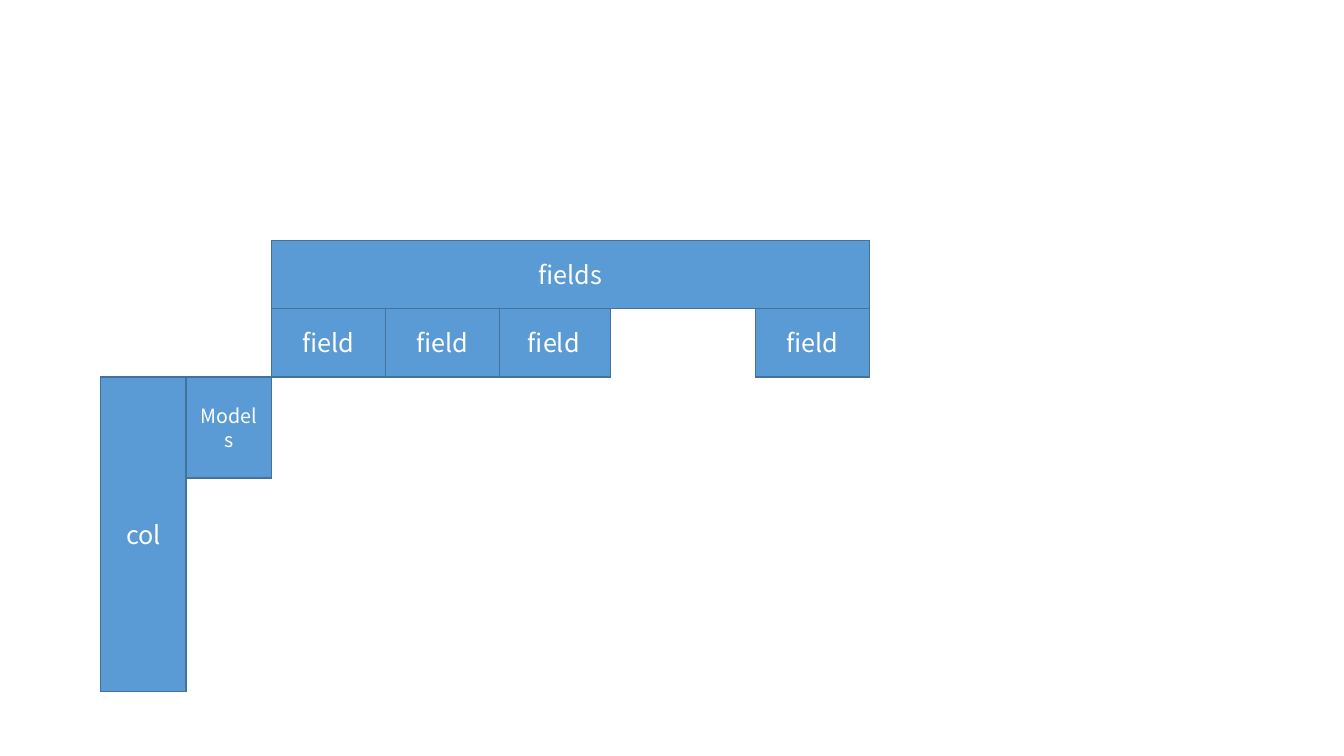
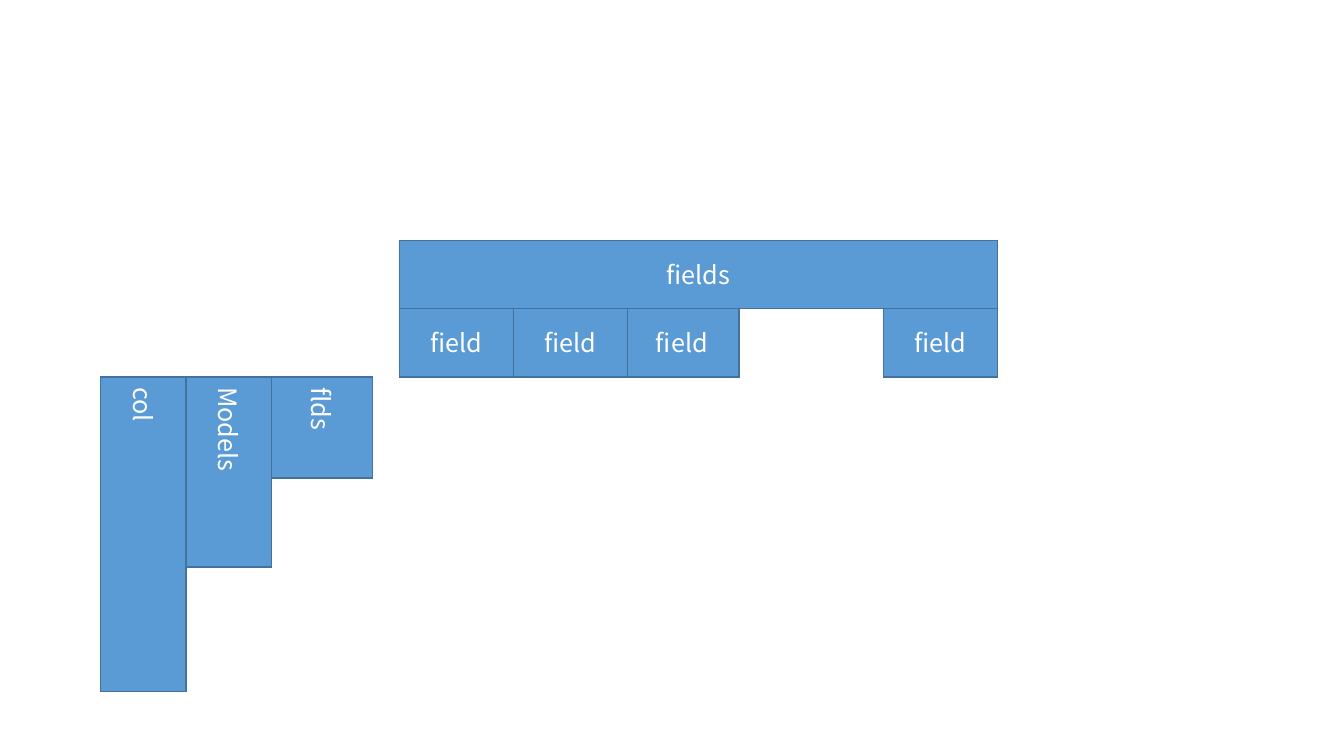
Before and after one commit to albertix/csv2anki, a slide deck: slide 1 of DS.pptx (slide 2 before the commit). Drawn at 1344x756 pixels with LibreOffice and Linux fonts; fonts in the diff are those of the drawing. Boxes give left, top, right and bottom in pixels: in the first picture for what was removed or moved away, otherwise in the second. Text is boxed around its words. In the diff, an @@ line names an element or a change of style, - is before the commit and + after.

```diff
--- a/DS.pptx
+++ b/DS.pptx
@@ 5 rectangles: place and size @@
-5 rectangles at <box>271,241,869,377</box>
+5 rectangles at <box>399,241,997,377</box>
@@ rectangle "Models": place and size @@
-rectangle "Models" at <box>187,377,272,478</box>
+rectangle "Models" at <box>187,377,272,567</box>
@@ rectangle "Models" at <box>187,377,272,567</box>: size 14 to 18 pt @@
@@ rectangle added at <box>271,377,372,478</box>, fill #5B9BD5, outline #43739E 1 pt, 18 pt, text #FFFFFF @@
+flds
```
Also in this commit, not shown: 1 slide added, 1 slide removed, 1 other file.
